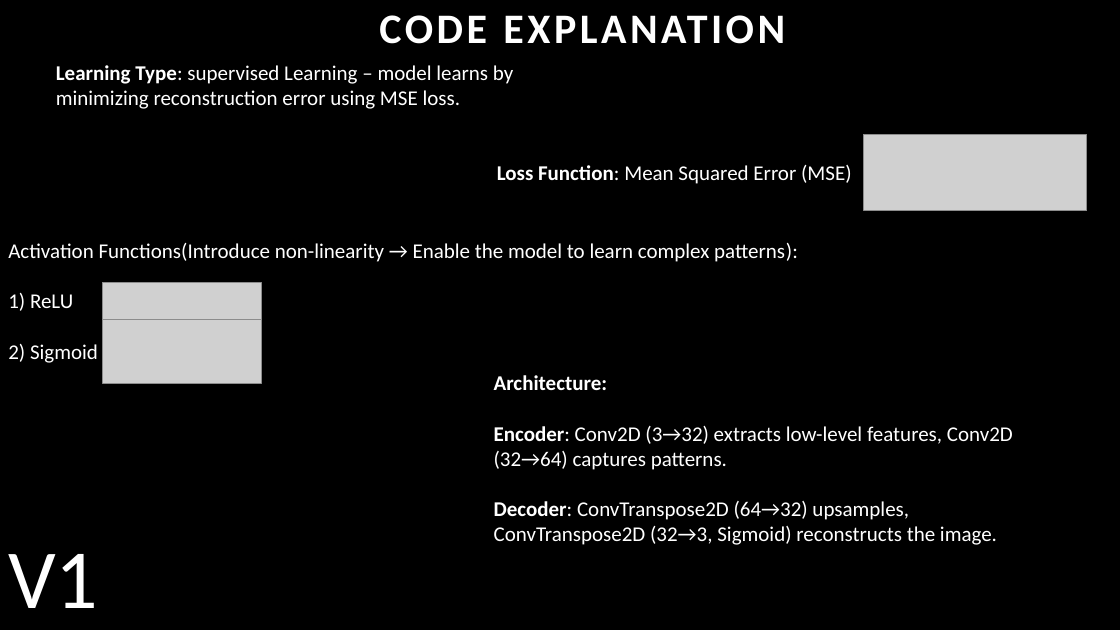
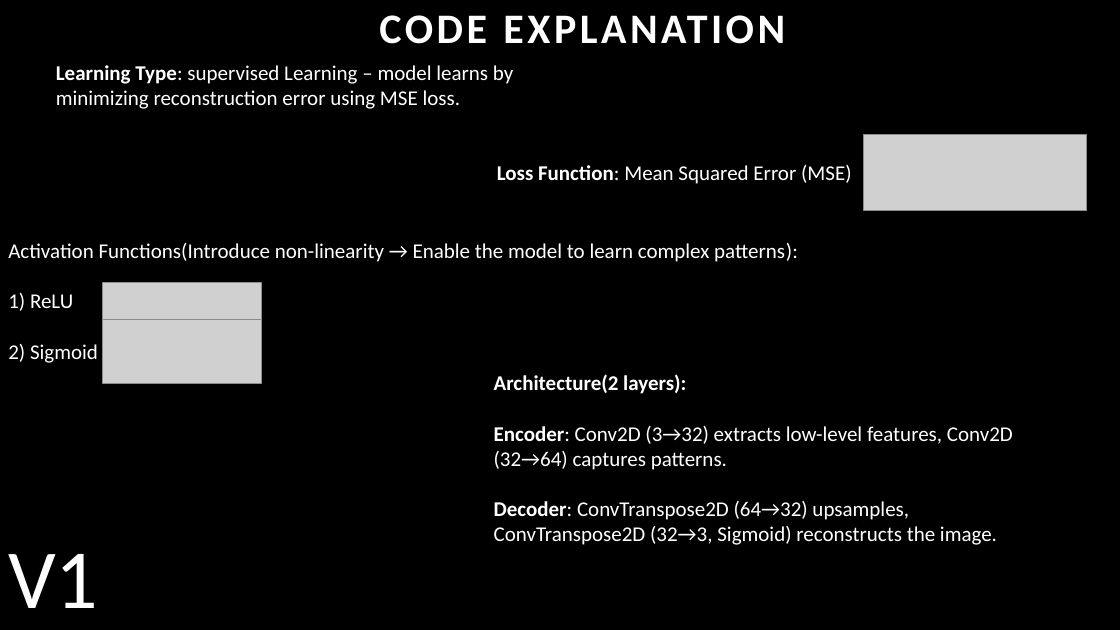
Before and after one commit to Heigen007/ai_photo_enhanse_python, a slide deck: slide 11 of ai_compression_project.pptx. Drawn at 1120x630 pixels with LibreOffice and Linux fonts; fonts in the diff are those of the drawing; grey boxes stand for pictures. Boxes give left, top, right and bottom in pixels: in the first picture for what was removed or moved away, otherwise in the second. Text is boxed around its words. In the diff, an @@ line names an element or a change of style, - is before the commit and + after.

```diff
--- a/ai_compression_project.pptx
+++ b/ai_compression_project.pptx
@@ text at (494, 374, 686, 394): text changed @@
-Architecture:
+Architecture(2 layers):
```
Also in this commit, not shown: 5 other slides changed, 4 slides added, 6 other files.
